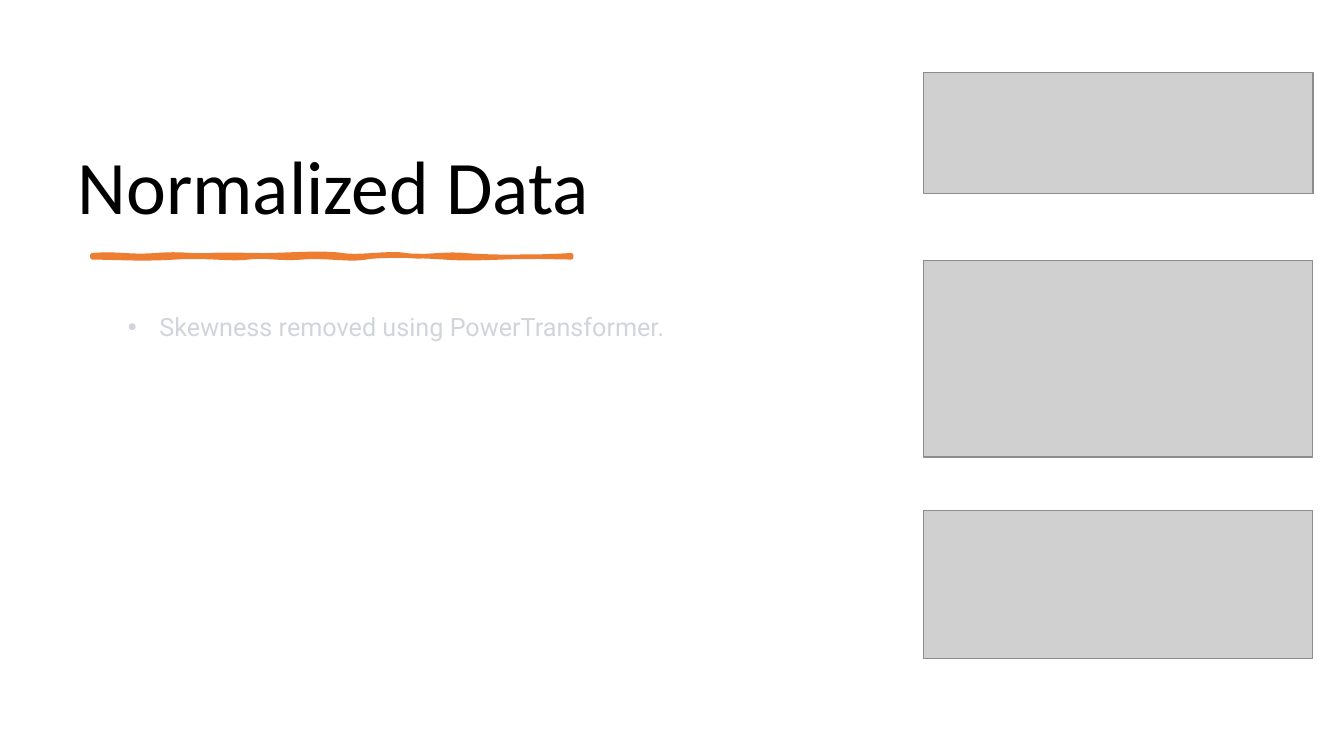
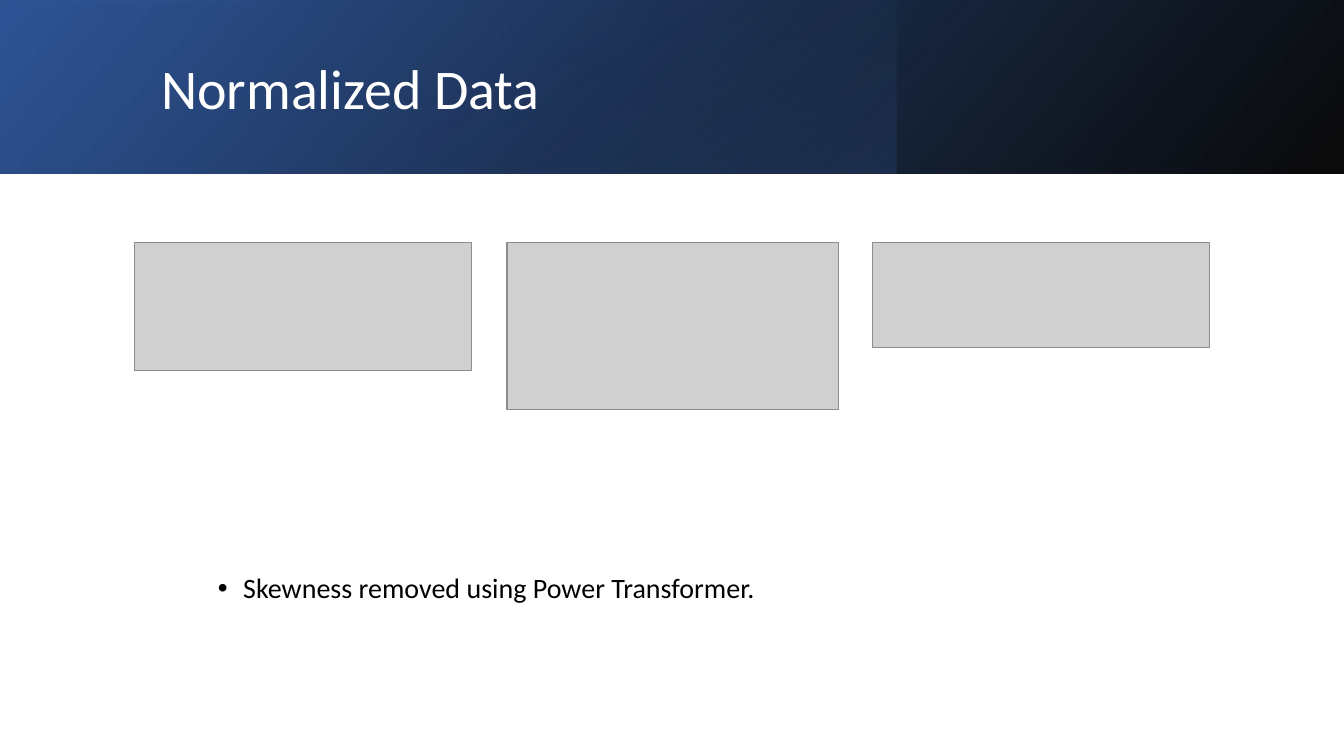
Before and after one commit to jagsrj/Credit_card_fraud_detection_ML, a slide deck: slide 6 of CreditCard_FraudDetection_MachingLearning.pptx. Drawn at 1344x756 pixels with LibreOffice and Linux fonts; fonts in the diff are those of the drawing; grey boxes stand for pictures. Boxes give left, top, right and bottom in pixels: in the first picture for what was removed or moved away, otherwise in the second. Text is boxed around its words. In the diff, an @@ line names an element or a change of style, - is before the commit and + after.

```diff
--- a/CreditCard_FraudDetection_MachingLearning.pptx
+++ b/CreditCard_FraudDetection_MachingLearning.pptx
@@ rectangle added at (0, 0, 1344, 173), fill gradient #000000 to #2F5597 @@
@@ rectangle added at (0, 1, 1343, 174), fill gradient #4472C4 to #000000 @@
@@ rectangle added at (421, 0, 896, 173), fill gradient #4472C4 to #203864 @@
@@ title "Normalized Data": place and size @@
-title "Normalized Data" at (78, 161, 589, 215)
+title "Normalized Data" at (161, 70, 539, 110)
@@ title "Normalized Data" at (161, 70, 539, 110): size 54 to 40 pt, text colour #000000 to #FFFFFF; vertical alignment bottom to middle @@
@@ freeform shape removed at (93, 255, 572, 257) @@
@@ picture: place and size @@
-picture at (925, 511, 1314, 659)
+picture at (134, 243, 472, 371)
@@ picture: place and size @@
-picture at (925, 261, 1314, 458)
+picture at (507, 243, 839, 410)
@@ picture: place and size @@
-picture at (924, 73, 1313, 194)
+picture at (872, 243, 1210, 348)
@@ text at (243, 578, 754, 603): text changed; size 18 to 20 pt; font Roboto to Calibri; text colour #D1D5DB to #000000 @@
-  • Skewness removed using PowerTransformer.
+  • Skewness removed using Power Transformer.
```
Also in this commit, not shown: 6 other slides changed, 3 slides added, 1 slide removed.
